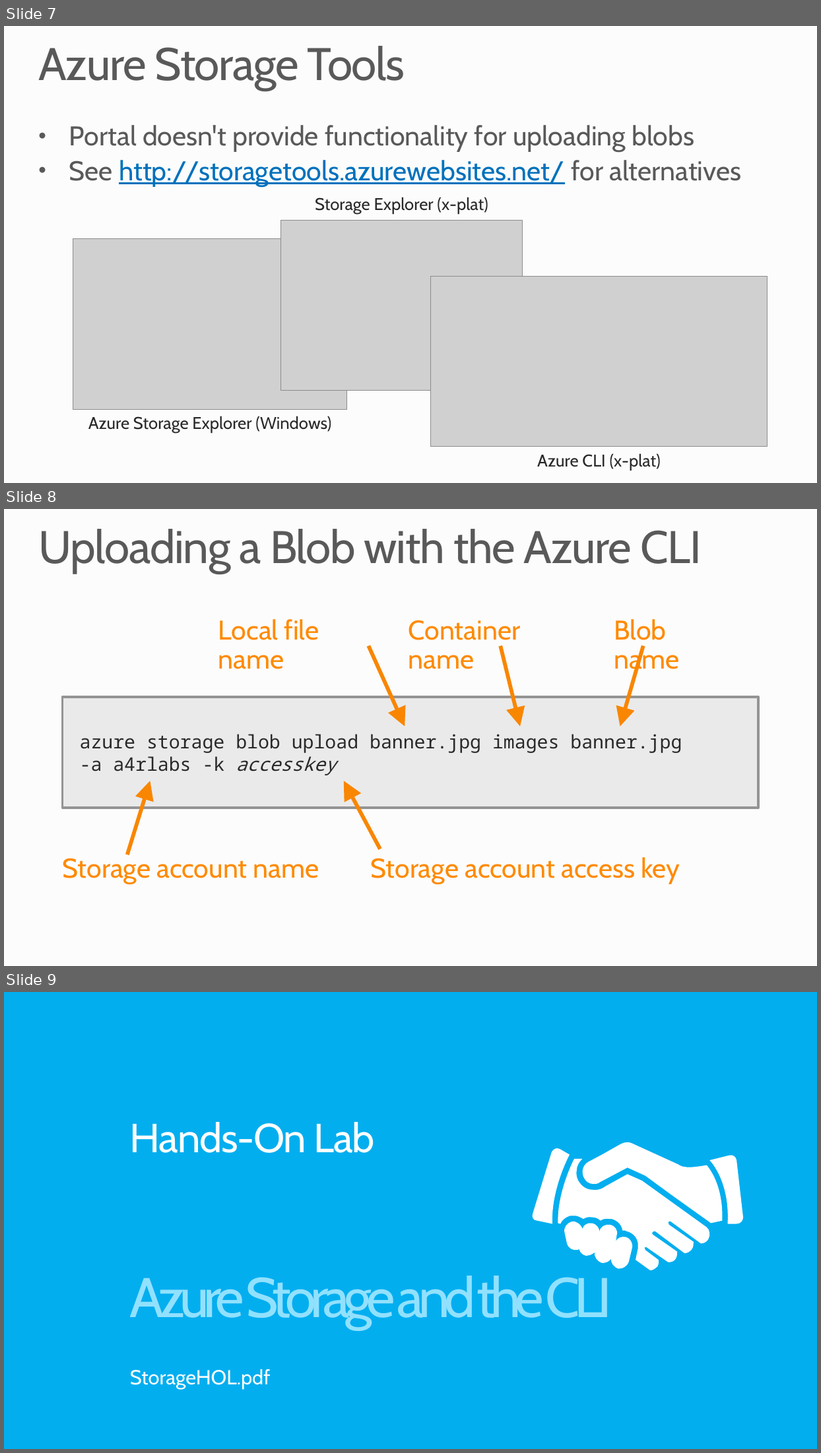
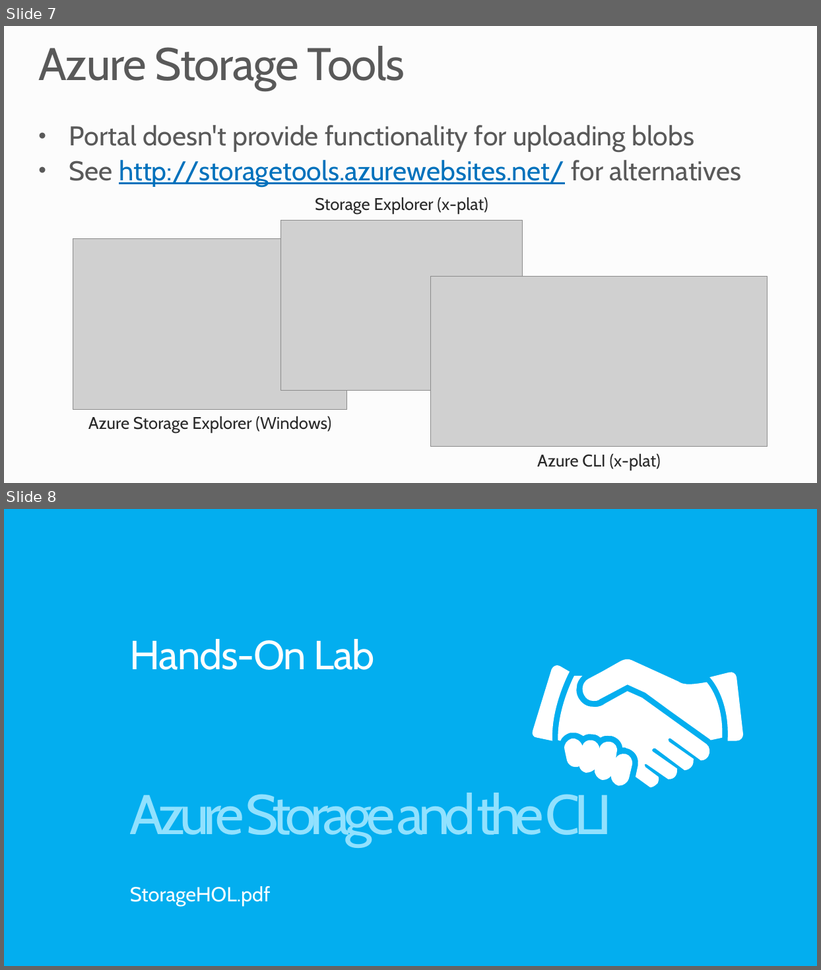
Before and after one commit to MSRConnections/Azure-training-course, a slide deck: Content/Storage/Azure Storage and CLI.pptx. Shown one above the other, each under a label of ours: slides 7, 8 and 9 before the commit, slides 7 and 8 after it. The pictures are 821x1453 and 821x970 pixels, drawn with LibreOffice and Linux fonts; fonts in the diff are those of the drawing; grey boxes stand for pictures; background and template pictures are left out. Boxes give left, top, right and bottom in pixels: in the first picture for what was removed or moved away, otherwise in the second. Text is boxed around its words. In the diff, an @@ line names an element or a change of style, - is before the commit and + after.

Commit message:
Revised Storage slides
Closes #118

```diff
--- a/Content/Storage/Azure Storage and CLI.pptx
+++ b/Content/Storage/Azure Storage and CLI.pptx
@@ slide 8 removed at (4, 509, 817, 966), background #FCFCFC @@
@@ title removed at (38, 529, 702, 574) @@
-Uploading a Blob with the Azure CLI
@@ text removed at (218, 619, 319, 669) @@
-Local file name
@@ text removed at (409, 620, 520, 669) @@
-Container name
@@ text removed at (614, 619, 680, 675) @@
-Blob name
@@ arrow removed from (369, 646) to (405, 727) @@
@@ arrow removed from (500, 646) to (520, 727) @@
@@ arrow removed from (644, 646) to (620, 727) @@
@@ rectangle removed at (63, 697, 759, 808) @@
-azure storage blob upload banner.jpg images banner.jpg
--a a4rlabs -k accesskey
@@ arrow removed from (127, 855) to (151, 781) @@
@@ arrow removed from (380, 850) to (344, 781) @@
@@ text removed at (63, 858, 319, 885) @@
-Storage account name
@@ text removed at (370, 857, 680, 885) @@
-Storage account access key
@@ what was slide 9 is now slide 8 @@
```
Also in this commit, not shown: 2 slides changed, 1 slide added, 1 other slide removed.
